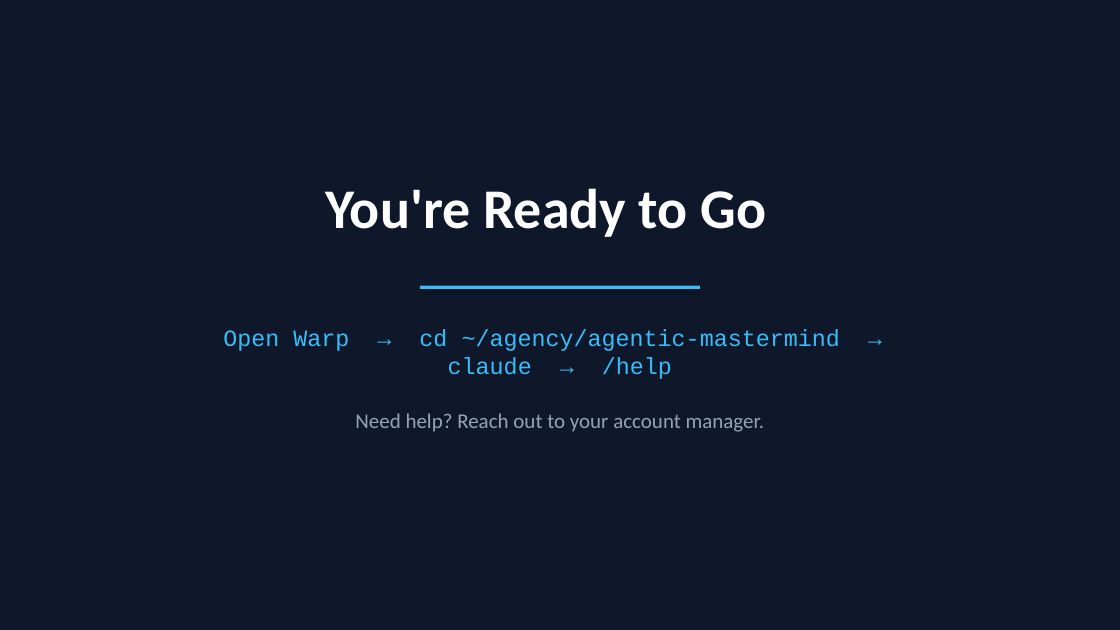
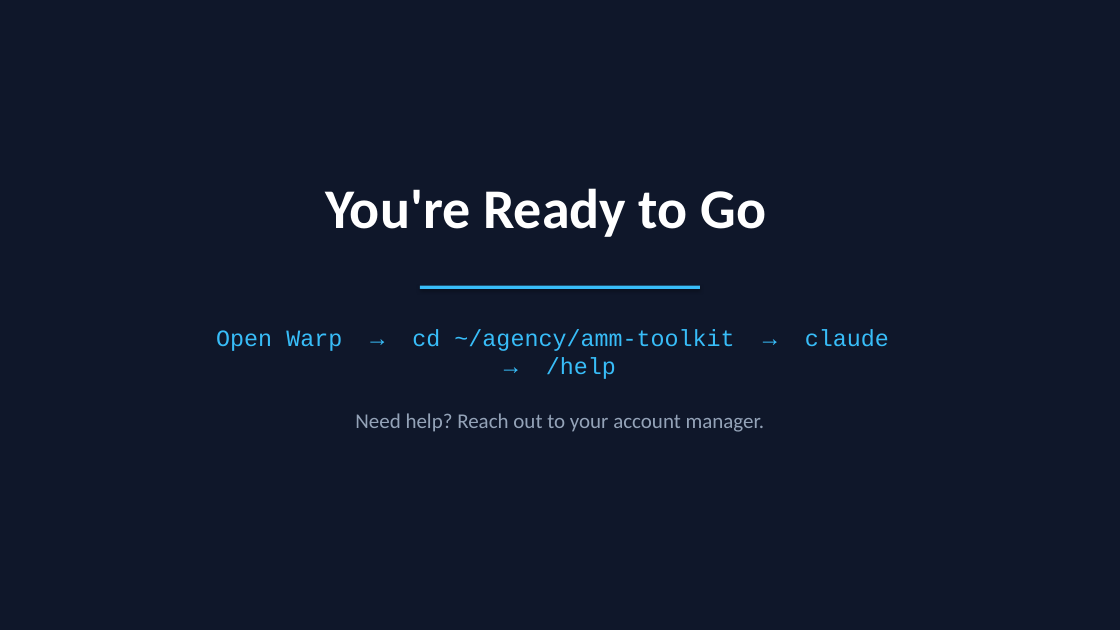
Before and after one commit to search-atlas-group/amm-founding-circle, a slide deck: slide 13 of docs/Agentic-Marketing-Mastermind-Setup-Guide.pptx. Drawn at 1120x630 pixels with LibreOffice and Linux fonts; fonts in the diff are those of the drawing. Boxes give left, top, right and bottom in pixels: in the first picture for what was removed or moved away, otherwise in the second. Text is boxed around its words. In the diff, an @@ line names an element or a change of style, - is before the commit and + after.

```diff
--- a/docs/Agentic-Marketing-Mastermind-Setup-Guide.pptx
+++ b/docs/Agentic-Marketing-Mastermind-Setup-Guide.pptx
@@ text at [216,329,889,351]: text changed @@
-Open Warp → cd ~/agency/agentic-mastermind → claude → /help
+Open Warp → cd ~/agency/amm-toolkit → claude → /help
```
Also in this commit, not shown: 3 other slides changed.
